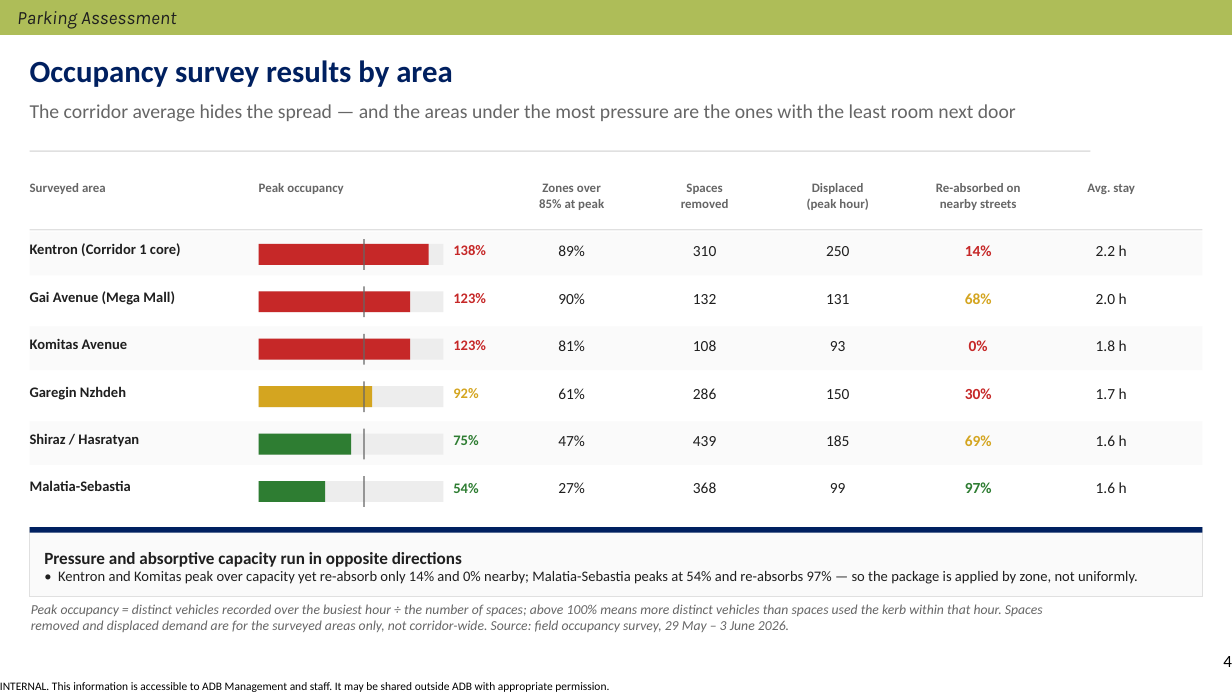
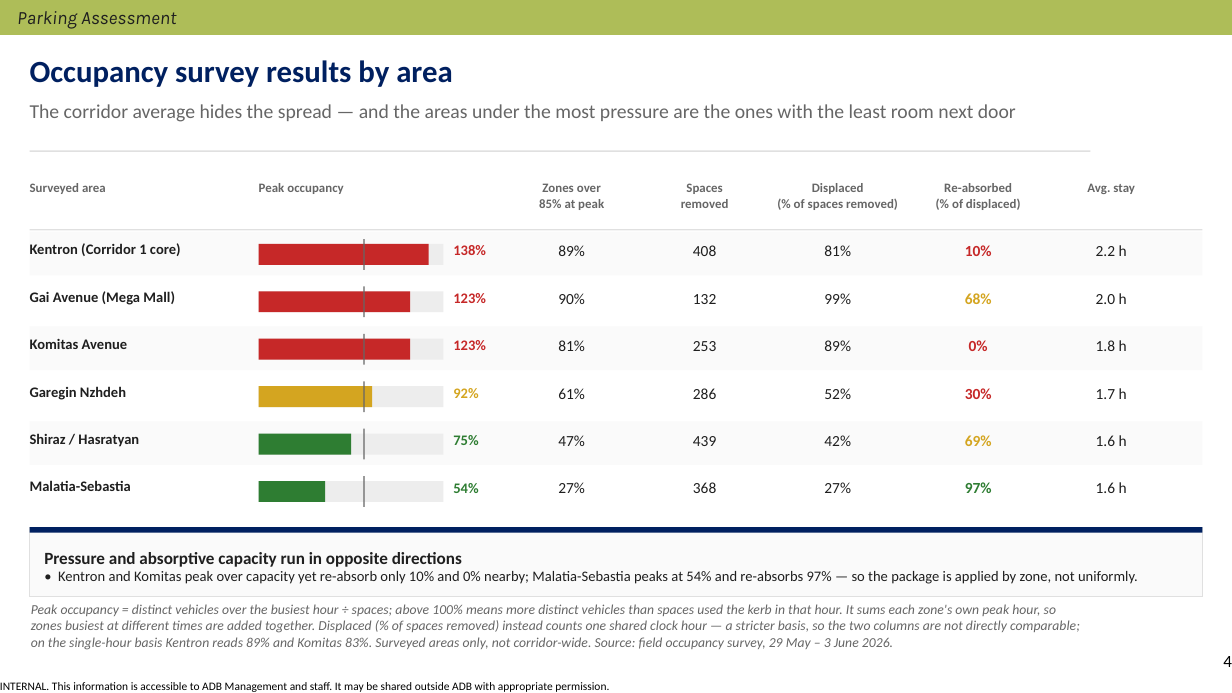
Before and after one commit to Urbanoise/Yerevan-Parking, a slide deck: slide 4 of Final Presentation/Parking Slides - 23072026.pptx. Drawn at 1232x693 pixels with LibreOffice and Linux fonts; fonts in the diff are those of the drawing; background and template pictures are left out. Boxes give left, top, right and bottom in pixels: in the first picture for what was removed or moved away, otherwise in the second. Text is boxed around its words. In the diff, an @@ line names an element or a change of style, - is before the commit and + after.

```diff
--- a/Final Presentation/Parking Slides - 23072026.pptx
+++ b/Final Presentation/Parking Slides - 23072026.pptx
@@ text at (794, 199, 898, 210): text changed @@
-(peak hour)
+(% of spaces removed)
@@ text at (944, 183, 1021, 210): text changed @@
-Re-absorbed on
-nearby streets
+Re-absorbed
+(% of displaced)
@@ text at (693, 245, 716, 256): text changed @@
-310
+408
@@ text at (824, 245, 851, 256): text changed @@
-250
+81%
@@ text at (965, 245, 992, 256): text changed @@
-14%
+10%
@@ text at (824, 293, 851, 304): text changed @@
-131
+99%
@@ text at (693, 341, 716, 351): text changed @@
-108
+253
@@ text at (824, 340, 851, 351): text changed @@
-93
+89%
@@ text at (824, 388, 851, 399): text changed @@
-150
+52%
@@ text at (824, 435, 851, 446): text changed @@
-185
+42%
@@ text at (824, 482, 851, 493): text changed @@
-99
+27%
@@ text at (58, 571, 1138, 584): text changed @@
-• Kentron and Komitas peak over capacity yet re-absorb only 14% and 0% nearby; Malatia-Sebastia peaks at 54% and re-absorbs 97% — so the package is applied by zone, not uniformly.
+• Kentron and Komitas peak over capacity yet re-absorb only 10% and 0% nearby; Malatia-Sebastia peaks at 54% and re-absorbs 97% — so the package is applied by zone, not uniformly.
@@ text at (31, 604, 1080, 650): text changed @@
-Peak occupancy = distinct vehicles recorded over the busiest hour ÷ the number of spaces; above 100% means more distinct vehicles than spaces used the kerb within that hour. Spaces removed and displaced demand are for the surveyed areas only, not corridor-wide. Source: field occupancy survey, 29 May – 3 June 2026.
+Peak occupancy = distinct vehicles over the busiest hour ÷ spaces; above 100% means more distinct vehicles than spaces used the kerb in that hour. It sums each zone's own peak hour, so zones busiest at different times are added together. Displaced (% of spaces removed) instead counts one shared clock hour — a stricter basis, so the two columns are not directly comparable; on the single-hour basis Kentron reads 89% and Komitas 83%. Surveyed areas only, not corridor-wide. Source: field occupancy survey, 29 May – 3 June 2026.
```
Also in this commit, not shown: 1 other slide changed, 10 other files.
